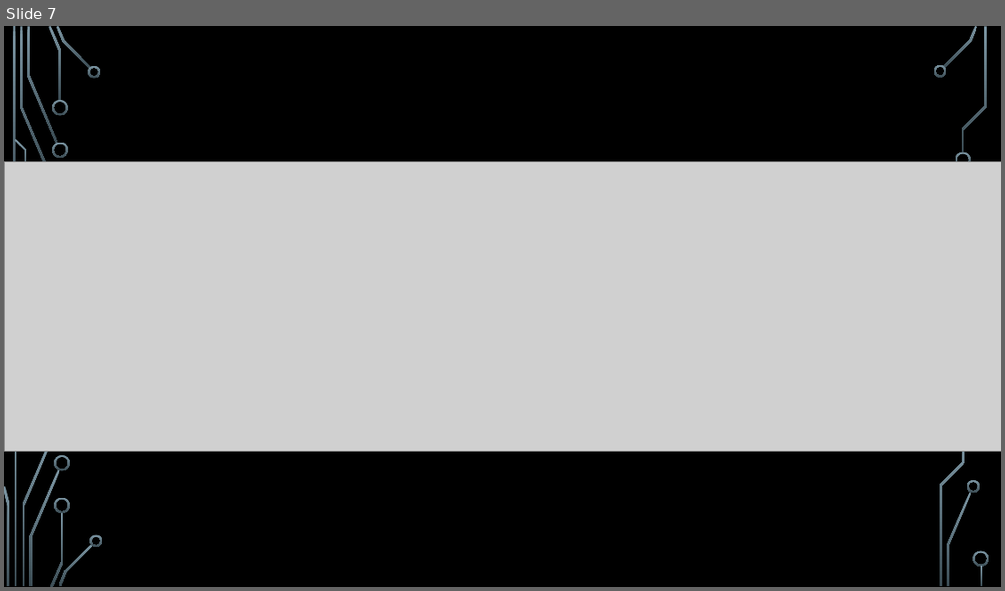
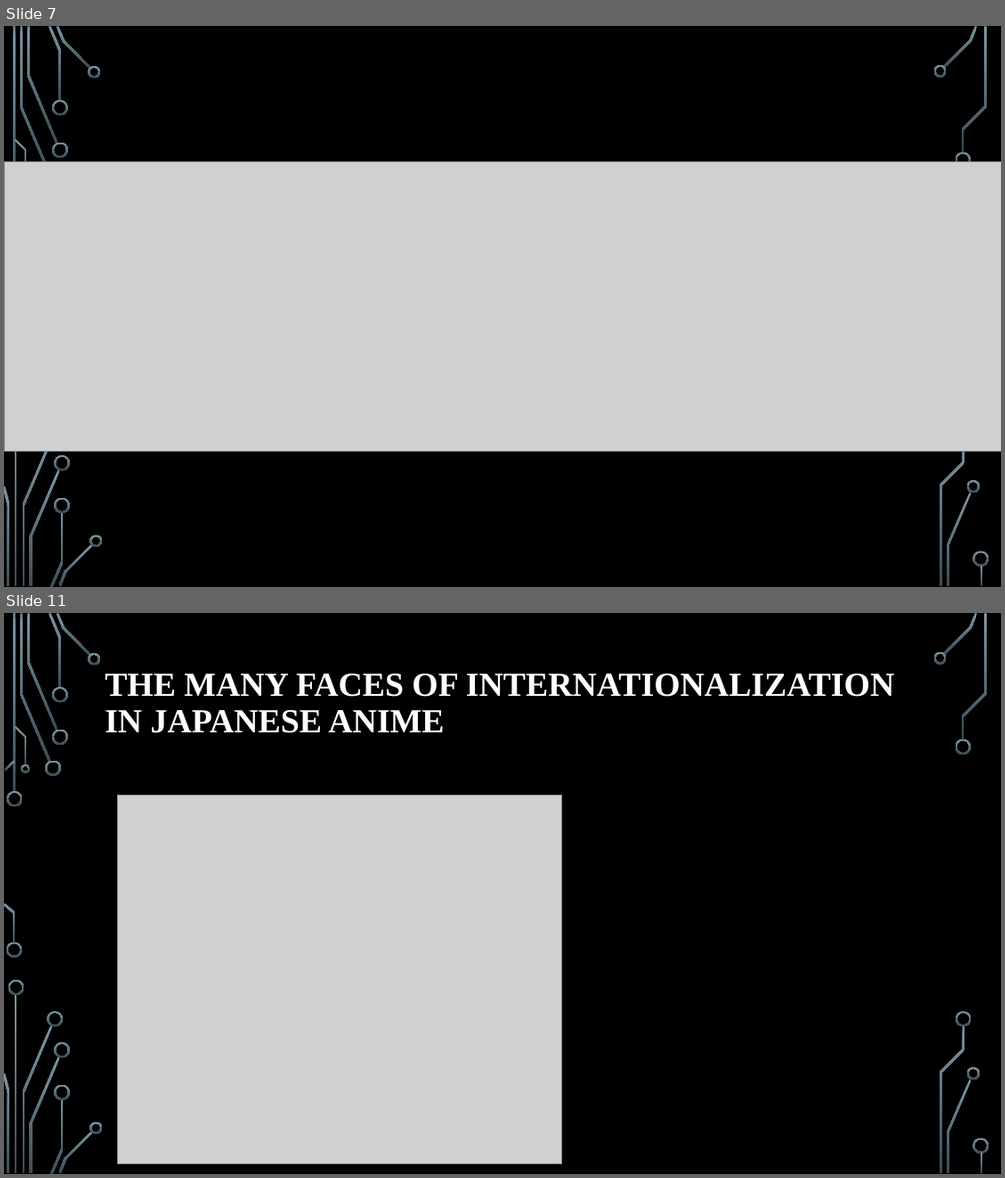
Before and after one commit to ErzhanKK/Advanced-topics-and-Data-visualization, a slide deck: Advanced topics and Data visualization.pptx. Shown one above the other, each under a label of ours: slide 7 before the commit, slides 7 and 11 after it; the slides between them are not shown. The pictures are 1005x591 and 1005x1178 pixels, drawn with LibreOffice and Linux fonts; fonts in the diff are those of the drawing; grey boxes stand for pictures; background and template pictures are left out. Boxes give left, top, right and bottom in pixels: in the first picture for what was removed or moved away, otherwise in the second. Text is boxed around its words. In the diff, an @@ line names an element or a change of style, - is before the commit and + after.

```diff
--- a/Advanced topics and Data visualization.pptx
+++ b/Advanced topics and Data visualization.pptx
@@ slide 11 added at <box>4,613,1001,1174</box>, background picture (left out); not listed: 29 template elements that a slide beside it also shows @@
@@ title added at <box>105,674,894,733</box>, 32.4 pt, text #FFFFFF, bold @@
+THE MANY FACES OF INTERNATIONALIZATION IN JAPANESE ANIME
@@ picture added at <box>118,795,562,1164</box> @@
@@ group added at <box>7,761,971,1027</box>: 7 freeform shapes @@
```
Also in this commit, not shown: 3 other slides added.
